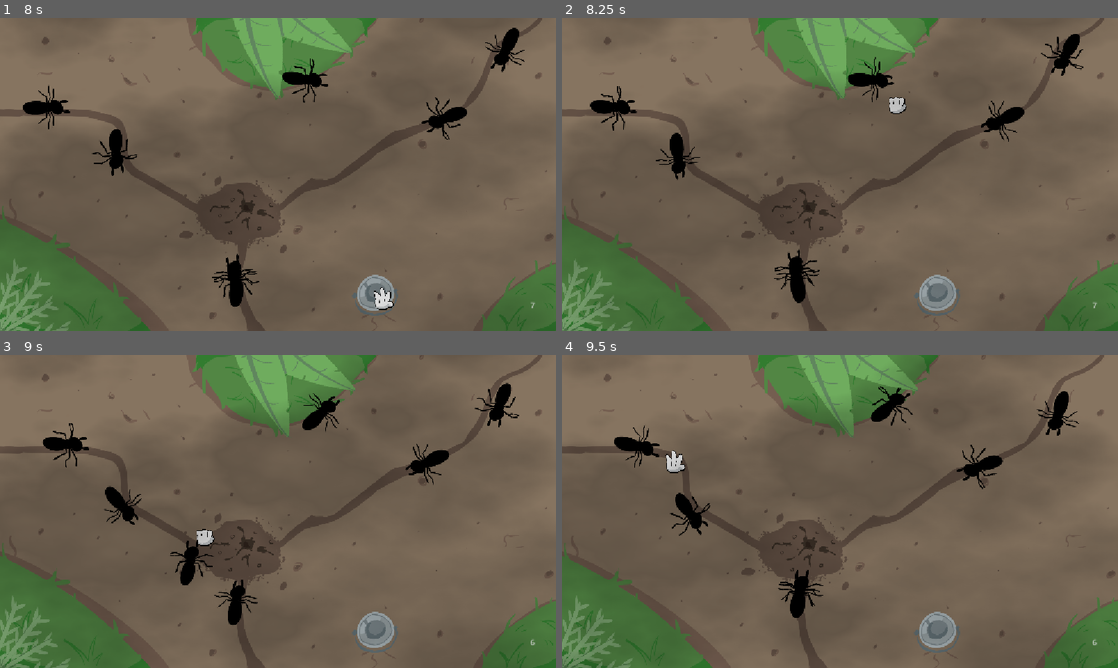
Above: before the commit, frames 1-4 (two rows, left to right).
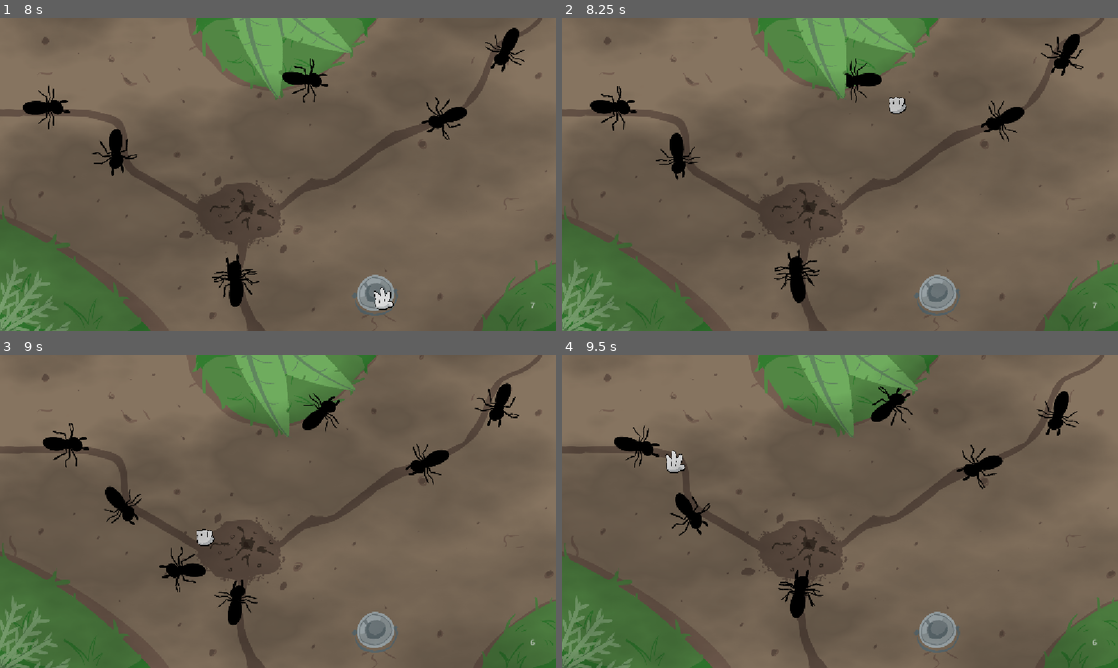
Above: after the commit, the same moments.

Repository: andre-felipe-wonsik-alves/gmtk-jam-26
Game: Godot game, scene res://Scenes/Levels/ant.tscn
Same seed, same stepped clock (60 frames per second), same inputs: the game is played once before the commit and once after it.
Inputs (mouse positions are in pixels of both pictures, inside the frame that each line leads up to):
- Up to frame 1 (8 s): move the mouse to (400, 158) at 0.52 s; click (400, 158) at 0.67 s; drag from (166, 190) to (383, 302) at 1.27 s; move the mouse to (333, 105) at 2.02 s; click (333, 105) at 2.17 s; drag from (250, 237) to (111, 127) at 2.77 s; move the mouse to (444, 221) at 3.52 s; click (444, 221) at 3.67 s; drag from (111, 127) to (383, 302) at 4.27 s; move the mouse to (305, 174) at 5.02 s; click (305, 174) at 5.17 s; drag from (194, 96) to (166, 190) at 5.77 s; move the mouse to (400, 158) at 6.52 s; click (400, 158) at 6.67 s; drag from (166, 190) to (383, 302) at 7.27 s
- Up to frame 2 (8.25 s): move the mouse to (895, 105) at 8.02 s; click (895, 105) at 8.17 s
- Up to frame 3 (9 s): drag from (250, 574) to (111, 464) at 8.77 s
- Up to frame 4 (9.5 s): no input

Frame 1 is identical in both runs. In frame 2, 0.3% of the frame differs, in the area x 50-60%, y 12-28%; in frame 3, 0.5%, in the area x 28-39%, y 59-76%; in frame 4, nothing differs.

Commit message:
feat: formigas se debatendo quando seguradas

Diff:
--- a/Scripts/Components/Interactable/Draggable.gd
+++ b/Scripts/Components/Interactable/Draggable.gd
@@ -11,6 +11,7 @@
 	if target == null:
 		return
 	_dragging = true
+
 	_offset = target.global_position - mouse_position
 
 
--- a/Scripts/Components/SpawnComponent.gd
+++ b/Scripts/Components/SpawnComponent.gd
@@ -94,6 +94,11 @@
 			continue
 		var draggable := moving.instance.get_node_or_null("InteractableComponent/Draggable") as Draggable
 		if draggable != null and draggable.is_dragging():
+			var shake_strength := 0.8  # pixels
+			var shake_rotation := 0.07  # radians
+			var jitter := Vector2(randf_range(-1, 1), randf_range(-1, 1)) * shake_strength
+			var global_jitter = jitter + moving.instance.global_position
+			moving.instance.transform = Transform2D(shake_rotation*jitter.x, global_jitter)
 			continue
 		var direction := -1.0 if reverse_path else 1.0
 		moving.distance += speed * delta * direction
